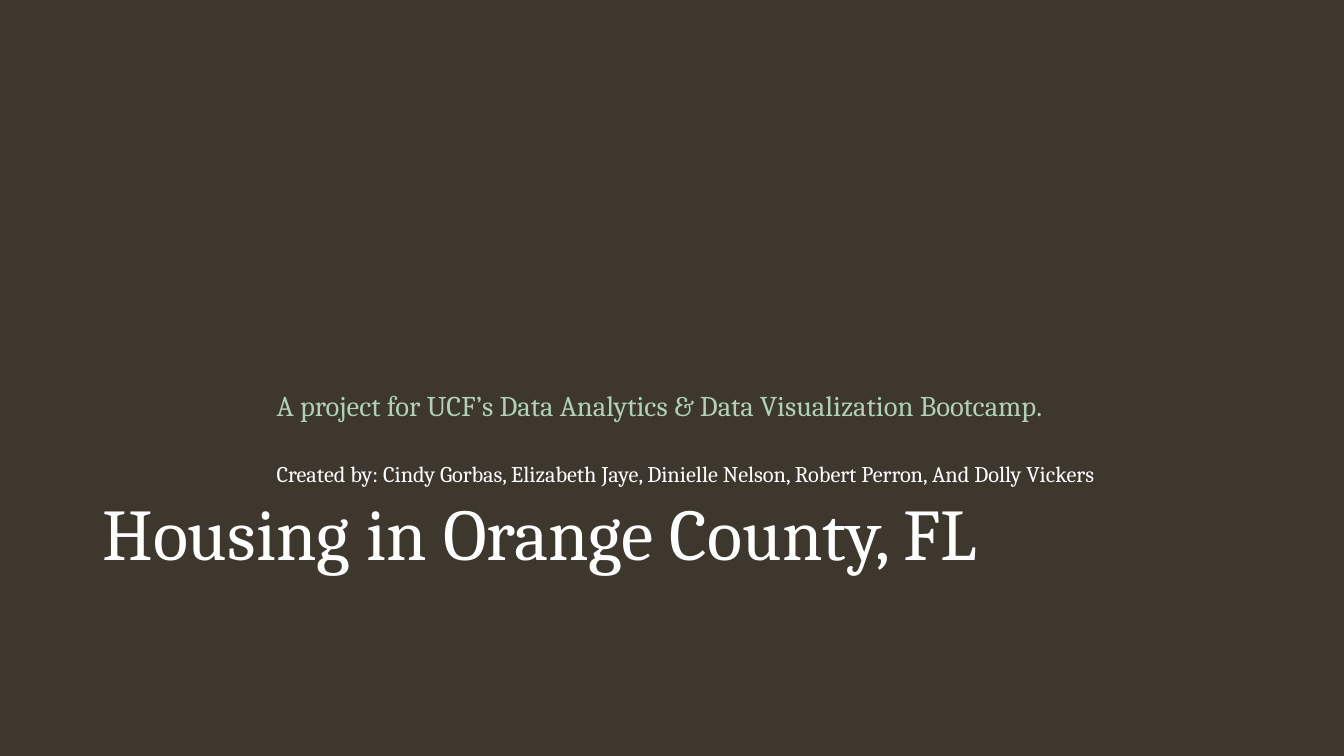
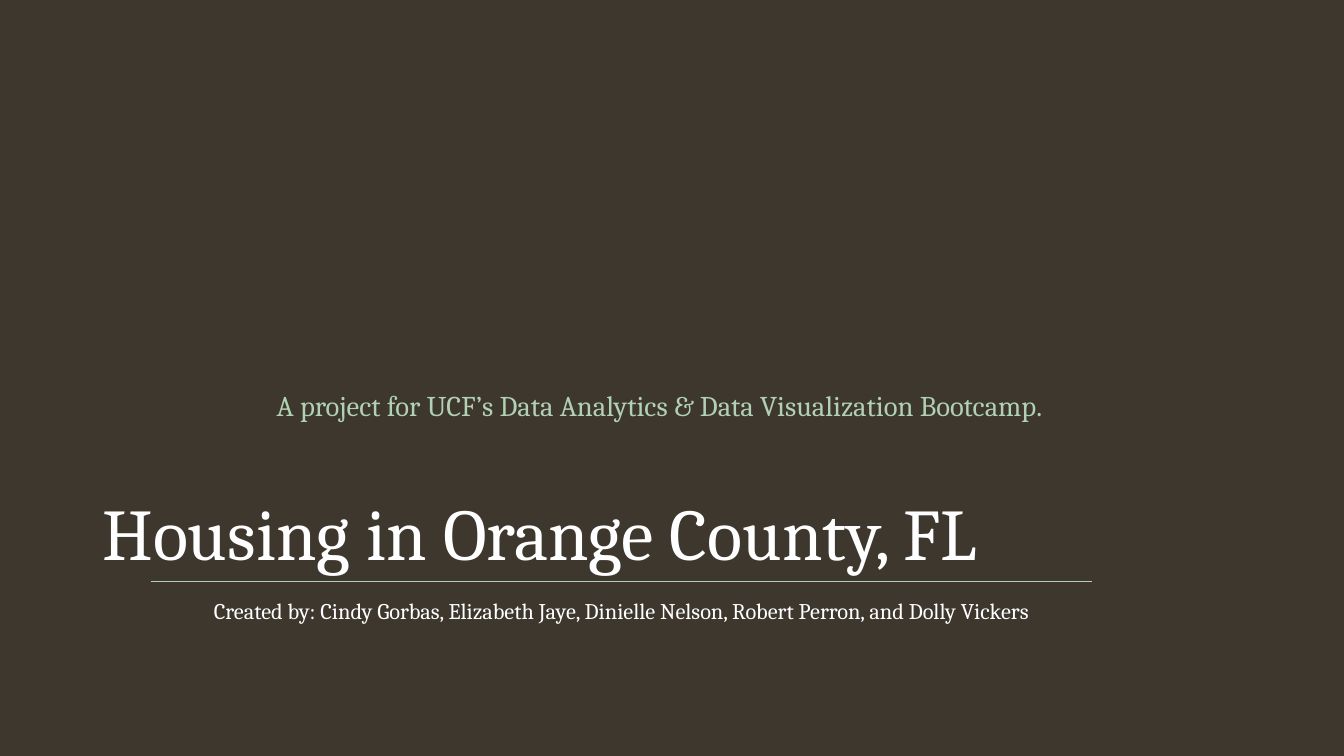
Before and after one commit to elizabethjaye/Project1-Repository, a slide deck: slide 1 of Housing in Orange County, FL.pptx. Drawn at 1344x756 pixels with LibreOffice and Linux fonts; fonts in the diff are those of the drawing; background and template pictures are left out. Boxes give left, top, right and bottom in pixels: in the first picture for what was removed or moved away, otherwise in the second. Text is boxed around its words. In the diff, an @@ line names an element or a change of style, - is before the commit and + after.

```diff
--- a/Housing in Orange County, FL.pptx
+++ b/Housing in Orange County, FL.pptx
@@ line added from (151, 582) to (1092, 582), #B2D0B4 0.5 pt @@
@@ text at (214, 603, 1029, 624): text changed @@
-Created by: Cindy Gorbas, Elizabeth Jaye, Dinielle Nelson, Robert Perron, And Dolly Vickers
+Created by: Cindy Gorbas, Elizabeth Jaye, Dinielle Nelson, Robert Perron, and Dolly Vickers
```
Also in this commit, not shown: 3 other slides changed, 2 slides added, 1 slide removed.
